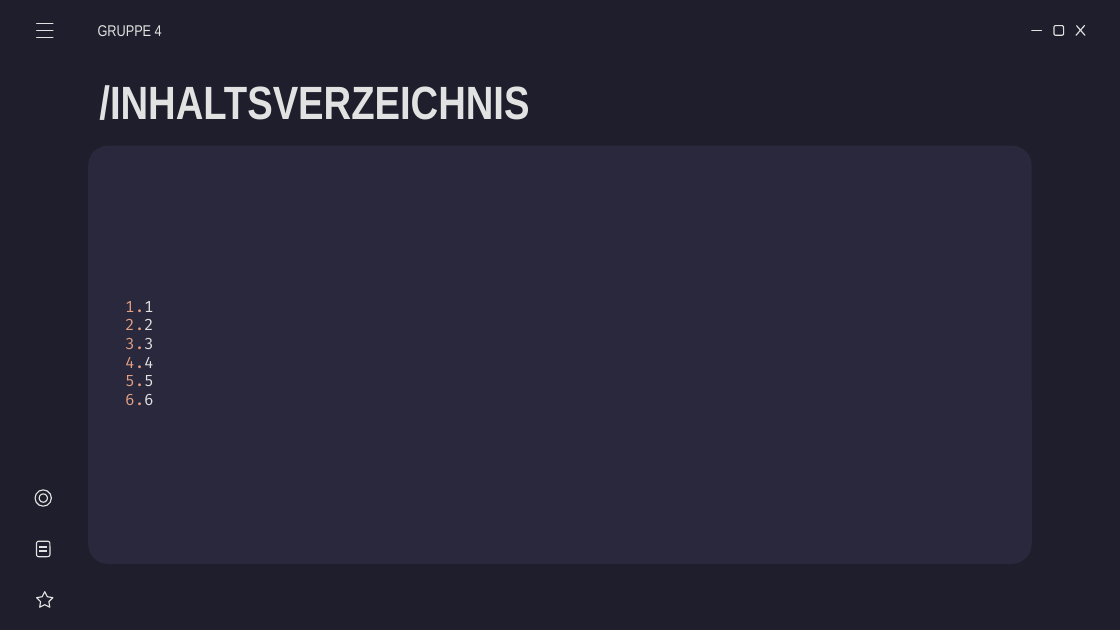
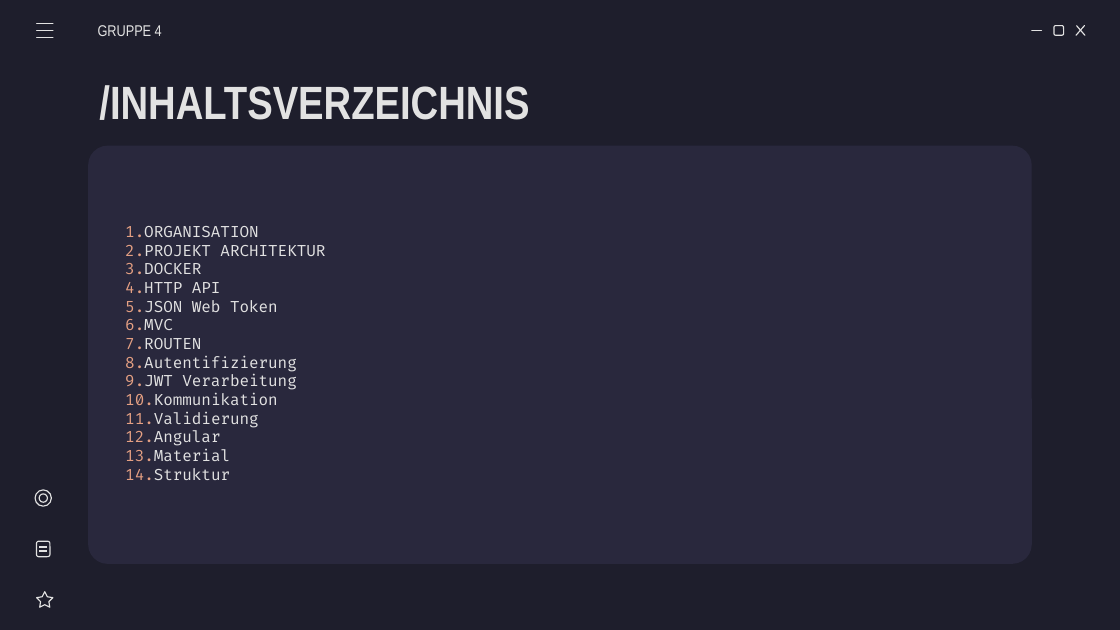
Before and after one commit to miwied/web-based-database-manager, a slide deck: slide 2 of documentation/required documents/Präsentation/Webasierter Datenkbankmanager - Präsentation - Merged.pptx. Drawn at 1120x630 pixels with LibreOffice and Linux fonts; fonts in the diff are those of the drawing. Boxes give left, top, right and bottom in pixels: in the first picture for what was removed or moved away, otherwise in the second. Text is boxed around its words. In the diff, an @@ line names an element or a change of style, - is before the commit and + after.

Commit message:
Added Table of Contents

```diff
--- a/documentation/required documents/Präsentation/Webasierter Datenkbankmanager - Präsentation - Merged.pptx
+++ b/documentation/required documents/Präsentation/Webasierter Datenkbankmanager - Präsentation - Merged.pptx
@@ text at bbox=[125, 226, 325, 480]: text changed @@
-1. 1
-2. 2
-3. 3
-4. 4
-5. 5
-6. 6
+1. ORGANISATION
+2. PROJEKT ARCHITEKTUR
+3. DOCKER
+4. HTTP API
+5. JSON Web Token
+6. MVC
+7. ROUTEN
+8. Autentifizierung
+9. JWT Verarbeitung
+10. Kommunikation
+11. Validierung
+12. Angular
+13. Material
+14. Struktur
```
